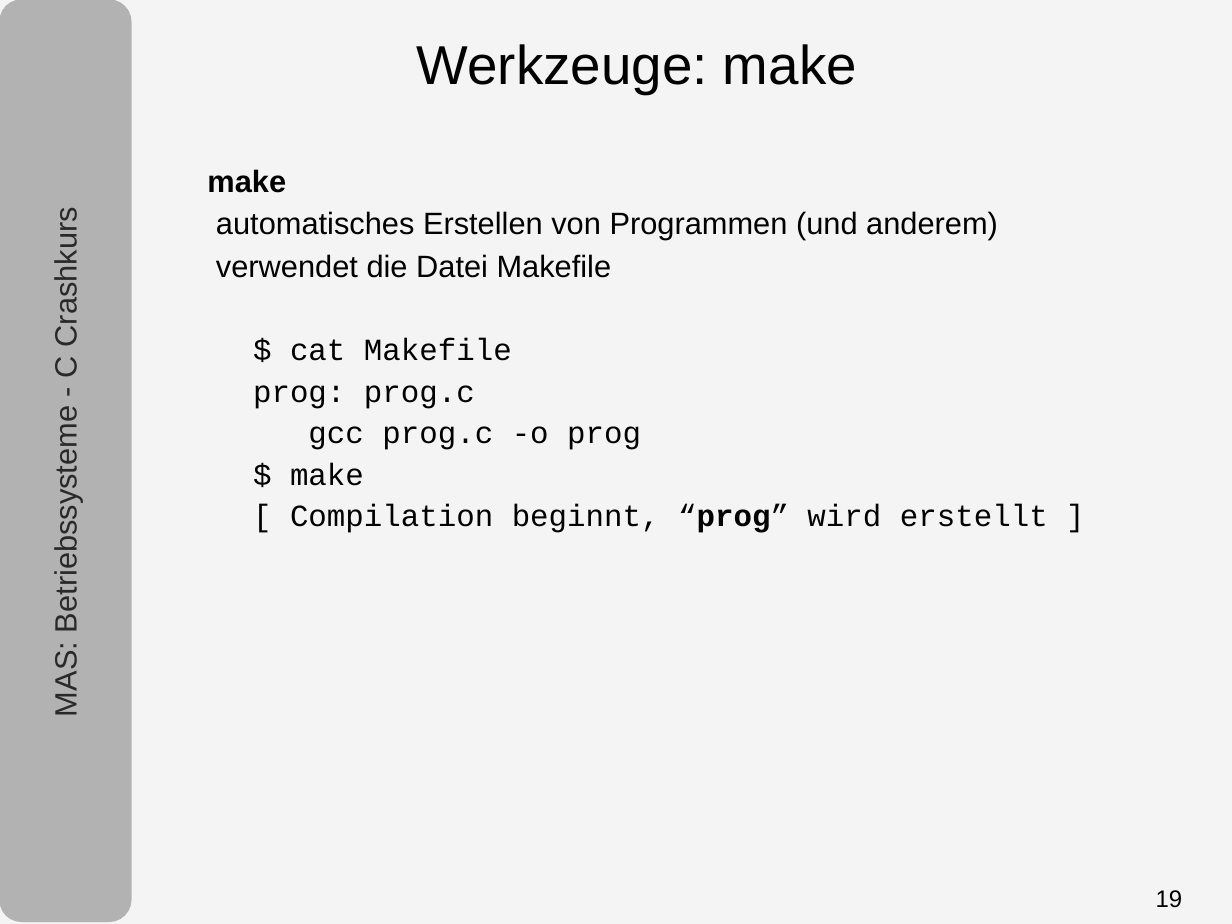
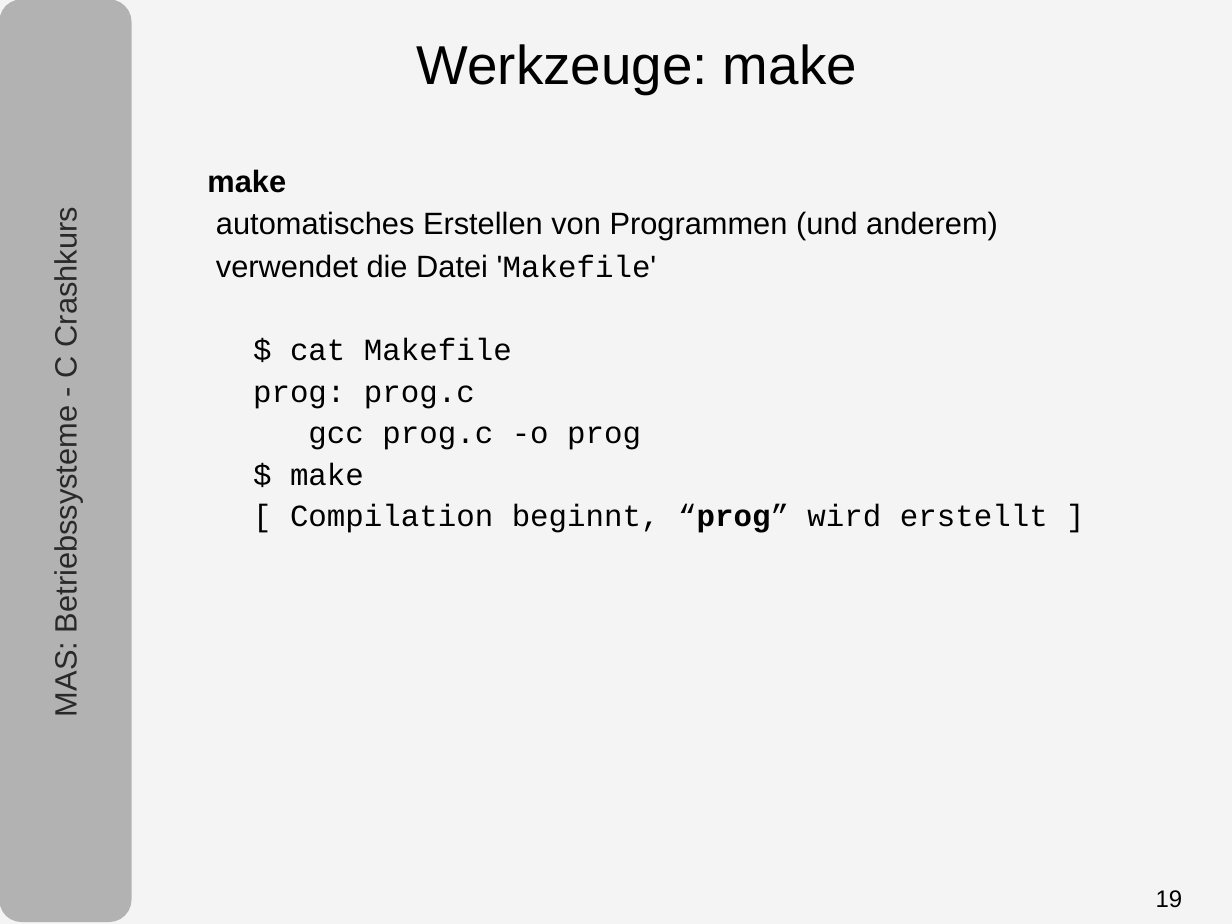
Before and after one commit to tpo/betriebssysteme, a slide deck: slide 19 of 05-1_C.odp. Drawn at 1232x924 pixels with LibreOffice and Linux fonts; fonts in the diff are those of the drawing. Boxes give left, top, right and bottom in pixels: in the first picture for what was removed or moved away, otherwise in the second. Text is boxed around its words. In the diff, an @@ line names an element or a change of style, - is before the commit and + after.

```diff
--- a/05-1_C.odp
+++ b/05-1_C.odp
@@ text at [216, 254, 657, 278]: text changed @@
-verwendet die Datei Makefile
+verwendet die Datei 'Makefile'
```
Also in this commit, not shown: 4 other slides changed.
